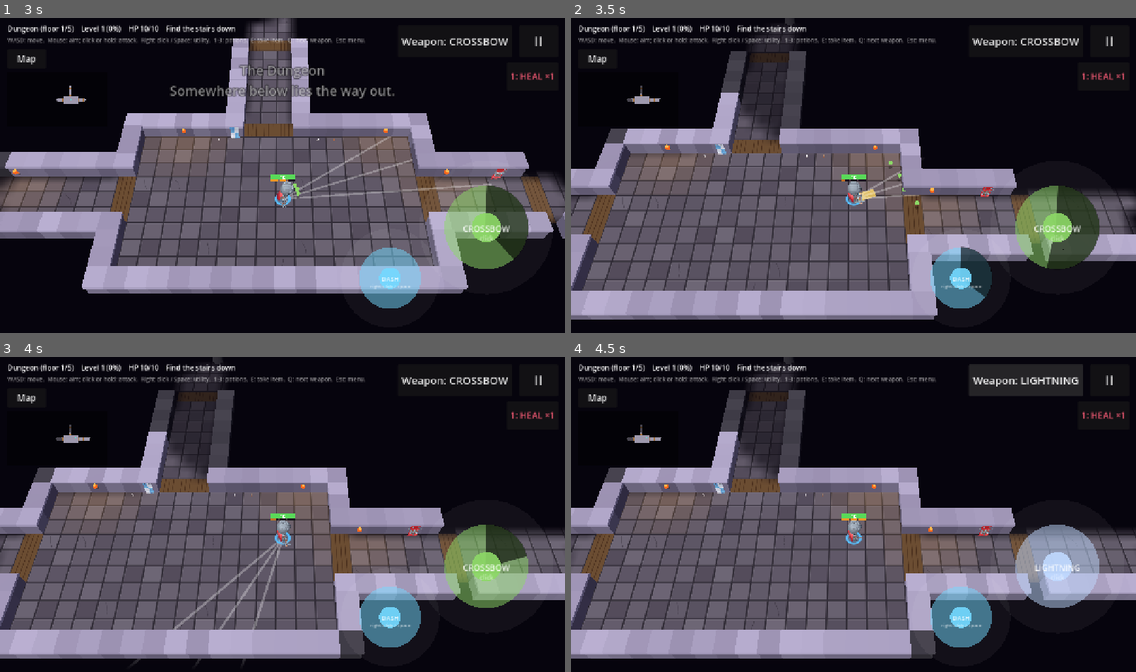
Above: before the commit, frames 1-4 (two rows, left to right).
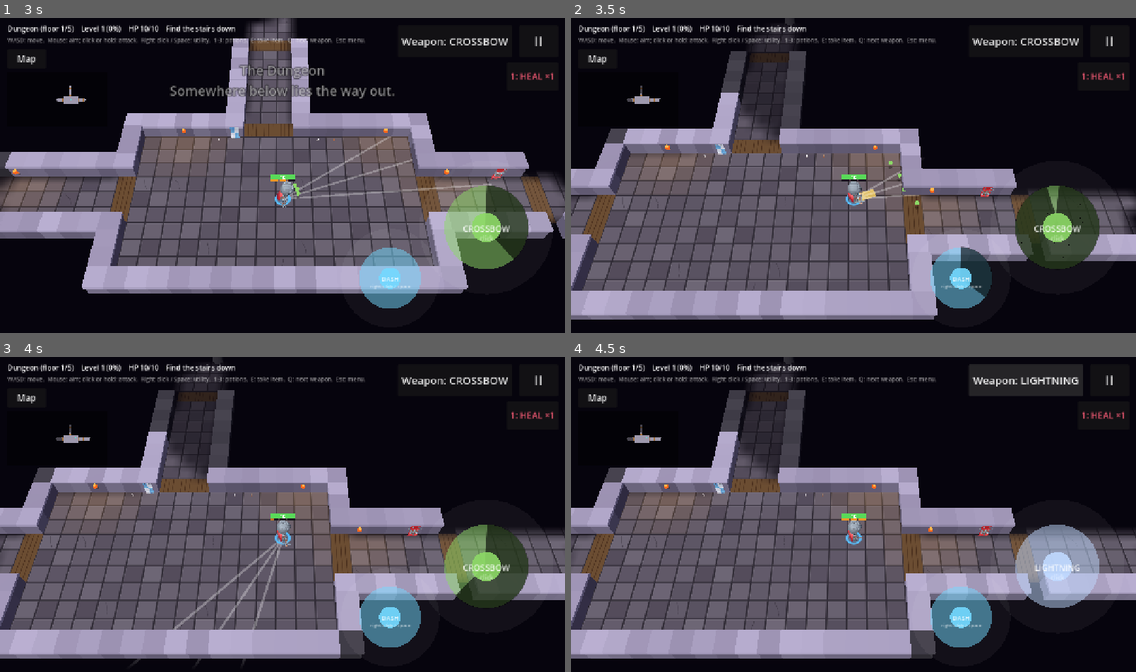
Above: after the commit, the same moments.

Repository: Zenb0t/toto
Game: Godot game, scene res://scenes/main.tscn
Same seed, same stepped clock (60 frames per second), same inputs: the game is played once before the commit and once after it.
Inputs (mouse positions are in pixels of both pictures, inside the frame that each line leads up to):
- Up to frame 1 (3 s): click "Weapon: MISSILE" at 0.5 s; click "Weapon: SWORD" at 1.25 s; click "Weapon: FIREBALL" at 2 s; tap Enter at 2.75 s; move the mouse to (406, 159) at 2.77 s; press the mouse at (406, 159) at 2.78 s; hold D (move_right) from 2.78 s (still down)
- Up to frame 2 (3.5 s): keep holding D (move_right); tap Space at 3.02 s
- Up to frame 3 (4 s): release D (move_right) at 3.5 s; release the mouse at (406, 498) at 3.5 s; drag from (169, 530) to (254, 577) at 3.52 s
- Up to frame 4 (4.5 s): click "Weapon: CROSSBOW" at 4.25 s

Frame 1 is identical in both runs. In frame 2, 1.2% of the frame differs, in the area x 47-91%, y 51-80%; in frame 3, 1.2%; in frame 4, nothing differs.

Commit message:
Attacking throws away the charge being reloaded
A rapid burst used to fit a 4th shot from reload progress made between
shots. Now spending a charge restarts the one reloading.

Co-Authored-By: Claude Opus 5.5 <noreply@anthropic.com>
Claude-Session: https://claude.ai/code/session_015ZGKCCJdA1nx2f1Xhpqp12

Diff:
--- a/scripts/core/ammo.gd
+++ b/scripts/core/ammo.gd
@@ -1,6 +1,7 @@
 class_name Ammo
 extends RefCounted
 ## Brawl Stars style ammo: a few charges, one spent per attack, reloading one at a time while not full.
+## Attacking throws away the charge being reloaded: firing again in quick succession costs that progress.
 
 var capacity: int
 ## Seconds to reload one charge.
@@ -24,11 +25,12 @@
 	return _charges >= capacity
 
 
-## Spends a charge and returns true, or returns false when empty.
+## Spends a charge and returns true, or returns false when empty. The charge being reloaded starts over.
 func try_spend() -> bool:
 	if _charges <= 0:
 		return false
 	_charges -= 1
+	_reloading = 0.0
 	return true
 
 
--- a/tests/unit/test_ammo.gd
+++ b/tests/unit/test_ammo.gd
@@ -48,3 +48,26 @@
 	ammo.tick(1.0)
 
 	assert_eq(ammo.segment_fills(), [1.0, 0.5, 0.0] as Array[float])
+
+
+func test_attacking_again_throws_away_the_charge_being_reloaded() -> void:
+	var ammo := Ammo.new(3, 1.0)
+	ammo.try_spend()
+	ammo.tick(0.5)
+
+	ammo.try_spend()
+
+	assert_eq(ammo.charges(), 1)
+	assert_almost_eq(ammo.level(), 1.0, 0.001)
+
+
+func test_a_burst_from_full_gets_no_extra_shot_from_reloading() -> void:
+	var ammo := Ammo.new(3, 1.0)
+	var shots := 0
+
+	for i in 4:
+		if ammo.try_spend():
+			shots += 1
+		ammo.tick(0.4)
+
+	assert_eq(shots, 3)
Not shown, changed: docs/design.md
